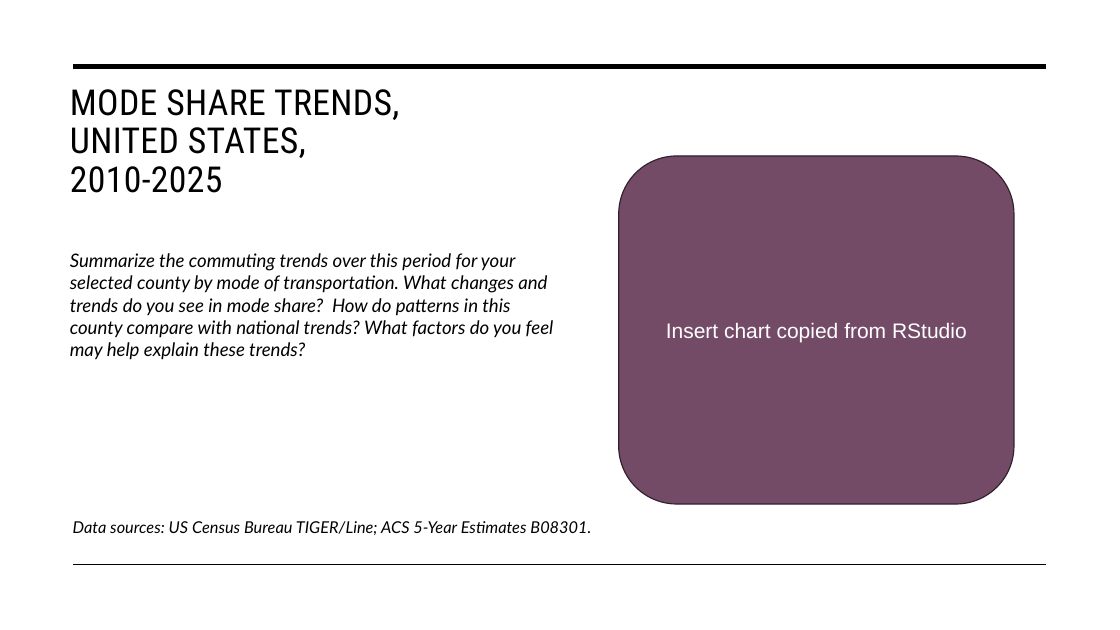
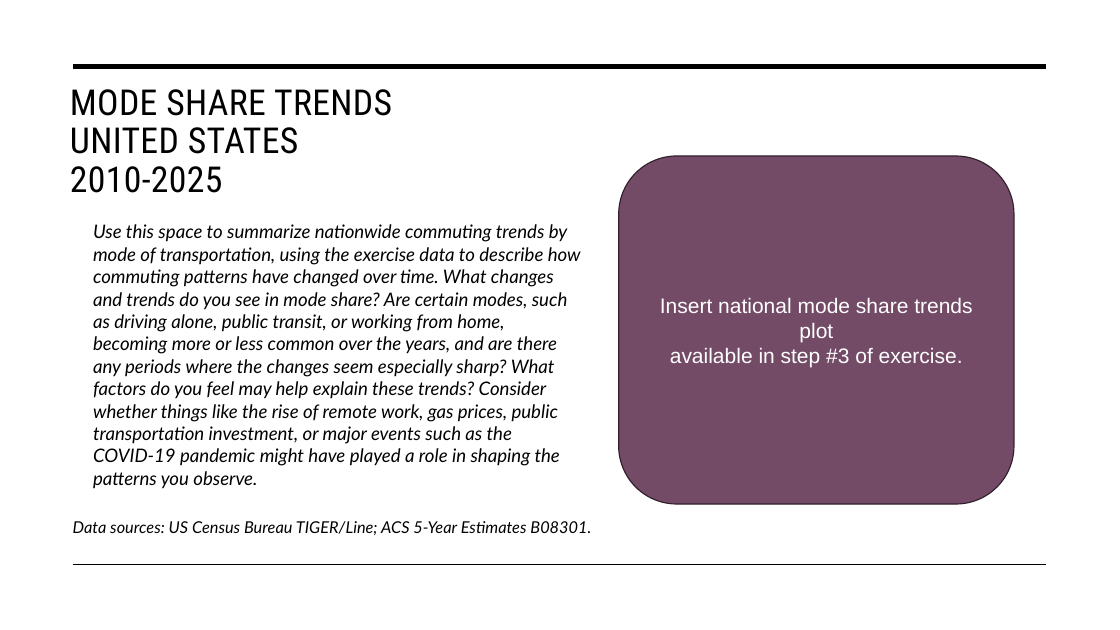
Before and after one commit to justenvirons/pedagogy, a slide deck: slide 1 of 2027/GEO330_Fall_Quarter/exercises/Exercise_01/scripts/slides/Exercise01_Template.pptx. Drawn at 1120x630 pixels with LibreOffice and Linux fonts; fonts in the diff are those of the drawing. Boxes give left, top, right and bottom in pixels: in the first picture for what was removed or moved away, otherwise in the second. Text is boxed around its words. In the diff, an @@ line names an element or a change of style, - is before the commit and + after.

```diff
--- a/2027/GEO330_Fall_Quarter/exercises/Exercise_01/scripts/slides/Exercise01_Template.pptx
+++ b/2027/GEO330_Fall_Quarter/exercises/Exercise_01/scripts/slides/Exercise01_Template.pptx
@@ title at (x1=70, y1=89, x2=392, y2=193): text changed @@
-MODE SHARE TRENDS,
-UNITED STATES,
-2010-2025
+MODE SHARE TRENDS
+UNITED STATES
+2010-2025
@@ text at (x1=93, y1=224, x2=581, y2=485): text changed @@
-Summarize the commuting trends over this period for your selected county by mode of transportation. What changes and trends do you see in mode share? How do patterns in this county compare with national trends? What factors do you feel may help explain these trends?
+Use this space to summarize nationwide commuting trends by mode of transportation, using the exercise data to describe how commuting patterns have changed over time. What changes and trends do you see in mode share? Are certain modes, such as driving alone, public transit, or working from home, becoming more or less common over the years, and are there any periods where the changes seem especially sharp? What factors do you feel may help explain these trends? Consider whether things like the rise of remote work, gas prices, public transportation investment, or major events such as the COVID-19 pandemic might have played a role in shaping the patterns you observe.
@@ text in rounded rectangle at (x1=660, y1=298, x2=972, y2=368): text changed @@
-Insert chart copied from RStudio
+Insert national mode share trends plot
+available in step #3 of exercise.
```
Also in this commit, not shown: 4 other slides changed, 7 other files.
